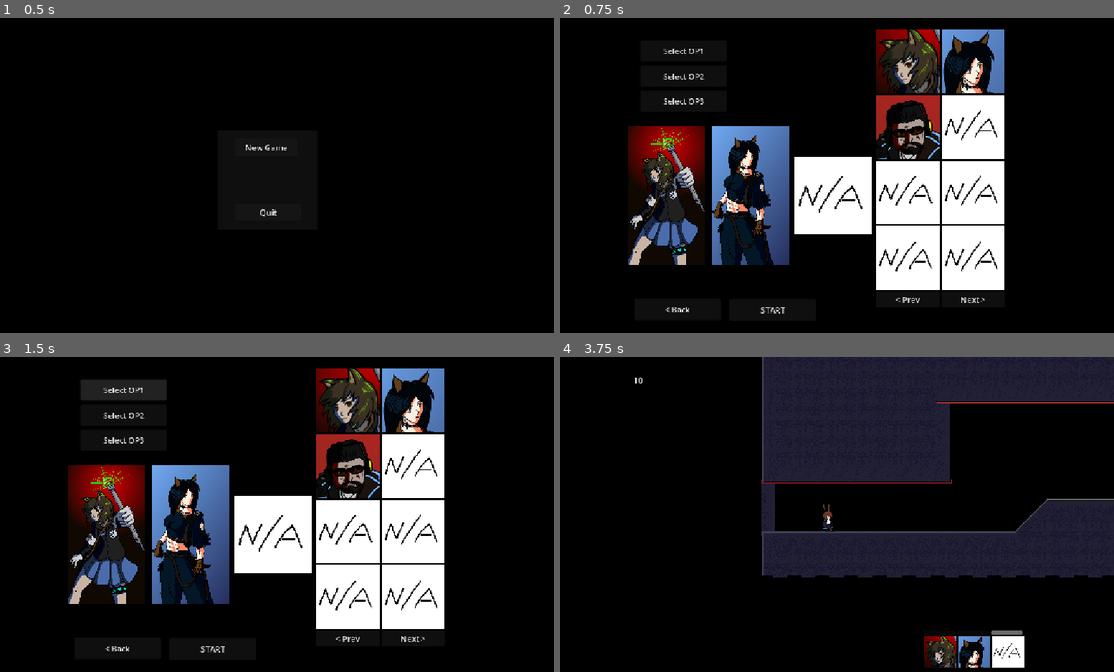
Above: before the commit, frames 1-4 (two rows, left to right).
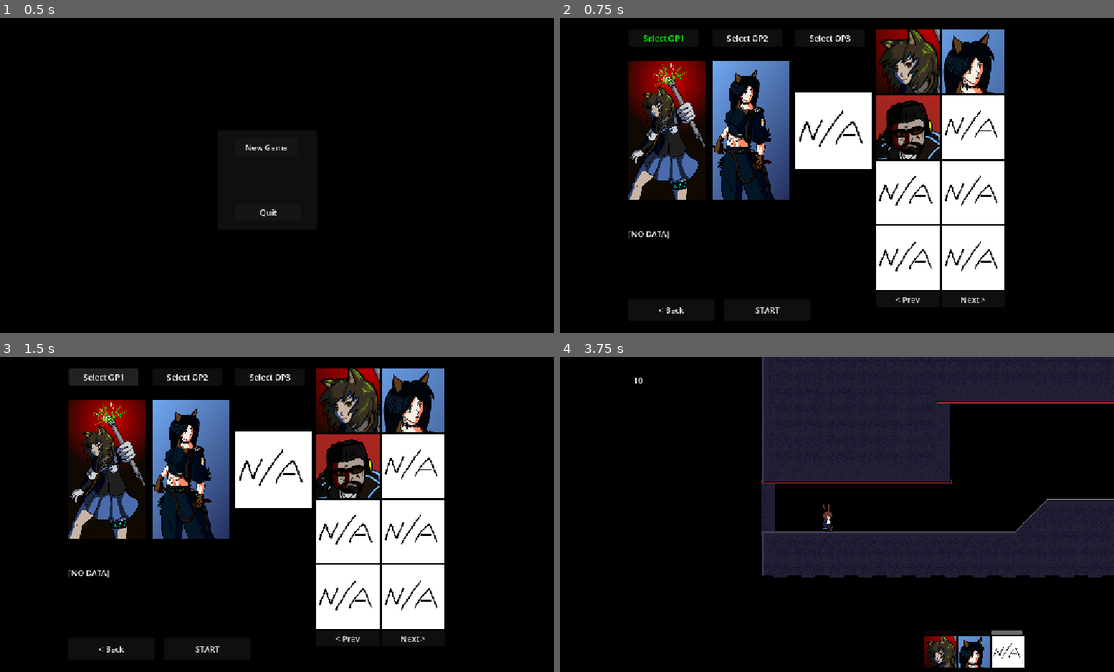
Above: after the commit, the same moments.

Repository: Rastrelly/amiyaQuest
Game: Godot game, scene res://scenes/mainMenu.tscn
The game is run twice, just before and just after one commit, with the same random seed, the same clock (stepped at 60 frames per second) and the same inputs.
Inputs:
- Up to frame 1 (0.5 s): no input
- Up to frame 2 (0.75 s): click "New Game" at 0.5 s
- Up to frame 3 (1.5 s): click "Select OP1" at 1.25 s
- Up to frame 4 (3.75 s): click "Select OP2" at 2 s; click "Select OP3" at 2.75 s; click "START" at 3.5 s

Frame 1 is identical in both runs. In frame 2, 20% of the frame differs, in the area x 12-57%, y 5-94%; in frame 3, 21%, in the area x 12-57%, y 3-94%; in frame 4, nothing differs.

Commit message:
caharcter selector descriptions
loads op descriptions from text files

Diff:
--- a/scenes/missionSelector.tscn
+++ b/scenes/missionSelector.tscn
@@ -20,73 +20,68 @@
 
 [node name="selOP1" type="TextureRect" parent="Camera2D/Control" unique_id=410766523]
 layout_mode = 0
-offset_left = -1.0
-offset_top = 181.0
-offset_right = 154.0
-offset_bottom = 489.0
+offset_top = 50.0
+offset_right = 155.0
+offset_bottom = 358.0
 texture = ExtResource("1_35f7w")
 expand_mode = 5
 stretch_mode = 5
 
 [node name="selOP2" type="TextureRect" parent="Camera2D/Control" unique_id=1592739556]
 layout_mode = 0
-offset_left = 168.0
-offset_top = 181.0
-offset_right = 323.0
-offset_bottom = 489.0
+offset_left = 169.0
+offset_top = 50.0
+offset_right = 324.0
+offset_bottom = 358.0
 texture = ExtResource("1_35f7w")
 expand_mode = 5
 stretch_mode = 5
 
 [node name="selOP3" type="TextureRect" parent="Camera2D/Control" unique_id=241068426]
 layout_mode = 0
-offset_left = 334.0
-offset_top = 181.0
-offset_right = 489.0
-offset_bottom = 489.0
+offset_left = 335.0
+offset_top = 50.0
+offset_right = 490.0
+offset_bottom = 358.0
 texture = ExtResource("1_35f7w")
 expand_mode = 5
 stretch_mode = 5
 
 [node name="btnSel1" type="Button" parent="Camera2D/Control" unique_id=455223287]
 layout_mode = 0
-offset_left = 24.0
-offset_top = 22.0
-offset_right = 198.0
-offset_bottom = 65.0
+offset_left = 1.0
+offset_right = 141.0
+offset_bottom = 35.0
 text = "Select OP1"
 
 [node name="btnSel2" type="Button" parent="Camera2D/Control" unique_id=818406899]
 layout_mode = 0
-offset_left = 24.0
-offset_top = 73.0
-offset_right = 198.0
-offset_bottom = 116.0
+offset_left = 169.0
+offset_right = 309.0
+offset_bottom = 35.0
 text = "Select OP2
 "
 
 [node name="btnSel3" type="Button" parent="Camera2D/Control" unique_id=1781752425]
 layout_mode = 0
-offset_left = 24.0
-offset_top = 123.0
-offset_right = 198.0
-offset_bottom = 166.0
+offset_left = 335.0
+offset_right = 475.0
+offset_bottom = 35.0
 text = "Select OP3
 "
 
 [node name="btnBack" type="Button" parent="Camera2D/Control" unique_id=813542371]
 layout_mode = 0
-offset_left = 12.0
-offset_top = 542.0
-offset_right = 186.0
-offset_bottom = 585.0
+offset_top = 543.0
+offset_right = 174.0
+offset_bottom = 586.0
 text = "< Back"
 
 [node name="btnStart" type="Button" parent="Camera2D/Control" unique_id=1841408726]
 layout_mode = 0
-offset_left = 203.0
+offset_left = 192.0
 offset_top = 543.0
-offset_right = 377.0
+offset_right = 366.0
 offset_bottom = 586.0
 text = "START
 "
@@ -161,18 +156,36 @@
 text = "Next >
 "
 
+[node name="desc" type="Label" parent="Camera2D/Control" unique_id=776508006]
+layout_mode = 0
+offset_top = 400.0
+offset_right = 488.0
+offset_bottom = 512.0
+autowrap_mode = 3
+
+[connection signal="mouse_entered" from="Camera2D/Control/selOP1" to="." method="_on_sel_op_1_mouse_entered"]
+[connection signal="mouse_entered" from="Camera2D/Control/selOP2" to="." method="_on_sel_op_2_mouse_entered"]
+[connection signal="mouse_entered" from="Camera2D/Control/selOP3" to="." method="_on_sel_op_3_mouse_entered"]
 [connection signal="pressed" from="Camera2D/Control/btnSel1" to="." method="_on_btn_sel_1_pressed"]
 [connection signal="pressed" from="Camera2D/Control/btnSel2" to="." method="_on_btn_sel_2_pressed"]
 [connection signal="pressed" from="Camera2D/Control/btnSel3" to="." method="_on_btn_sel_3_pressed"]
 [connection signal="pressed" from="Camera2D/Control/btnBack" to="." method="_on_btn_back_pressed"]
 [connection signal="pressed" from="Camera2D/Control/btnStart" to="." method="_on_btn_start_pressed"]
+[connection signal="mouse_entered" from="Camera2D/Control/GridContainer/opImg1" to="." method="_on_op_img_1_mouse_entered"]
 [connection signal="pressed" from="Camera2D/Control/GridContainer/opImg1" to="." method="_on_op_img_1_pressed"]
+[connection signal="mouse_entered" from="Camera2D/Control/GridContainer/opImg2" to="." method="_on_op_img_2_mouse_entered"]
 [connection signal="pressed" from="Camera2D/Control/GridContainer/opImg2" to="." method="_on_op_img_2_pressed"]
+[connection signal="mouse_entered" from="Camera2D/Control/GridContainer/opImg3" to="." method="_on_op_img_3_mouse_entered"]
 [connection signal="pressed" from="Camera2D/Control/GridContainer/opImg3" to="." method="_on_op_img_3_pressed"]
+[connection signal="mouse_entered" from="Camera2D/Control/GridContainer/opImg4" to="." method="_on_op_img_4_mouse_entered"]
 [connection signal="pressed" from="Camera2D/Control/GridContainer/opImg4" to="." method="_on_op_img_4_pressed"]
+[connection signal="mouse_entered" from="Camera2D/Control/GridContainer/opImg5" to="." method="_on_op_img_5_mouse_entered"]
 [connection signal="pressed" from="Camera2D/Control/GridContainer/opImg5" to="." method="_on_op_img_5_pressed"]
+[connection signal="mouse_entered" from="Camera2D/Control/GridContainer/opImg6" to="." method="_on_op_img_6_mouse_entered"]
 [connection signal="pressed" from="Camera2D/Control/GridContainer/opImg6" to="." method="_on_op_img_6_pressed"]
+[connection signal="mouse_entered" from="Camera2D/Control/GridContainer/opImg7" to="." method="_on_op_img_7_mouse_entered"]
 [connection signal="pressed" from="Camera2D/Control/GridContainer/opImg7" to="." method="_on_op_img_7_pressed"]
+[connection signal="mouse_entered" from="Camera2D/Control/GridContainer/opImg8" to="." method="_on_op_img_8_mouse_entered"]
 [connection signal="pressed" from="Camera2D/Control/GridContainer/opImg8" to="." method="_on_op_img_8_pressed"]
 [connection signal="pressed" from="Camera2D/Control/GridContainer/btnPrev" to="." method="_on_btn_prev_pressed"]
 [connection signal="pressed" from="Camera2D/Control/GridContainer/btnNext" to="." method="_on_btn_next_pressed"]
--- a/scripts/operator_selector.gd
+++ b/scripts/operator_selector.gd
@@ -48,11 +48,27 @@
 	$Camera2D/Control/GridContainer/opImg7.texture_pressed = opTex[6]
 	$Camera2D/Control/GridContainer/opImg8.texture_pressed = opTex[7]
 
+
+func updateSelectorButtons() -> void:
+	if slot == 0:
+		$Camera2D/Control/btnSel1.add_theme_color_override("font_color",Color.GREEN)
+		$Camera2D/Control/btnSel2.add_theme_color_override("font_color",Color.WHITE)
+		$Camera2D/Control/btnSel3.add_theme_color_override("font_color",Color.WHITE)
+	if slot == 1:
+		$Camera2D/Control/btnSel1.add_theme_color_override("font_color",Color.WHITE)
+		$Camera2D/Control/btnSel2.add_theme_color_override("font_color",Color.GREEN)
+		$Camera2D/Control/btnSel3.add_theme_color_override("font_color",Color.WHITE)
+	if slot == 2:
+		$Camera2D/Control/btnSel1.add_theme_color_override("font_color",Color.WHITE)
+		$Camera2D/Control/btnSel2.add_theme_color_override("font_color",Color.WHITE)
+		$Camera2D/Control/btnSel3.add_theme_color_override("font_color",Color.GREEN)
+
 # Called when the node enters the scene tree for the first time.
 func _ready() -> void:
 	prepPageTextures()
 	assignPageTextures()
 	updateSelOps()
+	updateSelectorButtons()
 
 
 # Called every frame. 'delta' is the elapsed time since the previous frame.
@@ -91,16 +107,30 @@
 	GlobalHelperController.assignHelper(slot,sOpInd,getHelperName(sOpInd))
 	updateSelOps()
 
+
+func loadOpDescByButton(butId:int)->void:
+	var sOpInd:int = butId+1 + opsPerPage*page
+	loadOpDesc(sOpInd)
+
+
+func loadOpDesc(id:int)->void:
+	var file = FileAccess.open("res://text/"+getHelperName(id)+"_desc.txt", FileAccess.READ)
+	var content = file.get_as_text()
+	$Camera2D/Control/desc.text = content
+
 func _on_btn_sel_1_pressed() -> void:
 	slot = 0
+	updateSelectorButtons()
 
 
 func _on_btn_sel_2_pressed() -> void:
 	slot = 1
+	updateSelectorButtons()
 
 
 func _on_btn_sel_3_pressed() -> void:
 	slot = 2
+	updateSelectorButtons()
 
 func _on_op_img_1_pressed() -> void:
 	setOp(0)
@@ -131,3 +161,47 @@
 
 func _on_op_img_8_pressed() -> void:
 	setOp(7)
+
+
+func _on_op_img_1_mouse_entered() -> void:
+	loadOpDescByButton(0)
+
+
+func _on_op_img_2_mouse_entered() -> void:
+	loadOpDescByButton(1)
+
+
+func _on_op_img_3_mouse_entered() -> void:
+	loadOpDescByButton(2)
+
+
+func _on_op_img_4_mouse_entered() -> void:
+	loadOpDescByButton(3)
+
+
+func _on_op_img_5_mouse_entered() -> void:
+	loadOpDescByButton(4)
+
+
+func _on_op_img_6_mouse_entered() -> void:
+	loadOpDescByButton(5)
+
+
+func _on_op_img_7_mouse_entered() -> void:
+	loadOpDescByButton(6)
+
+
+func _on_op_img_8_mouse_entered() -> void:
+	loadOpDescByButton(7)
+
+
+func _on_sel_op_1_mouse_entered() -> void:
+	loadOpDesc(GlobalHelperController.helpers[0])
+
+
+func _on_sel_op_2_mouse_entered() -> void:
+	loadOpDesc(GlobalHelperController.helpers[1])
+
+
+func _on_sel_op_3_mouse_entered() -> void:
+	loadOpDesc(GlobalHelperController.helpers[2])
Binary file added: sprites/helperSprites/ace.aseprite
Binary file added: sprites/helperSprites/ace.png
Not shown, added: sprites/helperSprites/ace.png.import
Not shown, added: text/ace_desc.txt
Not shown, added: text/dobermann_desc.txt
Not shown, added: text/medic_desc.txt
Not shown, added: text/na_desc.txt
